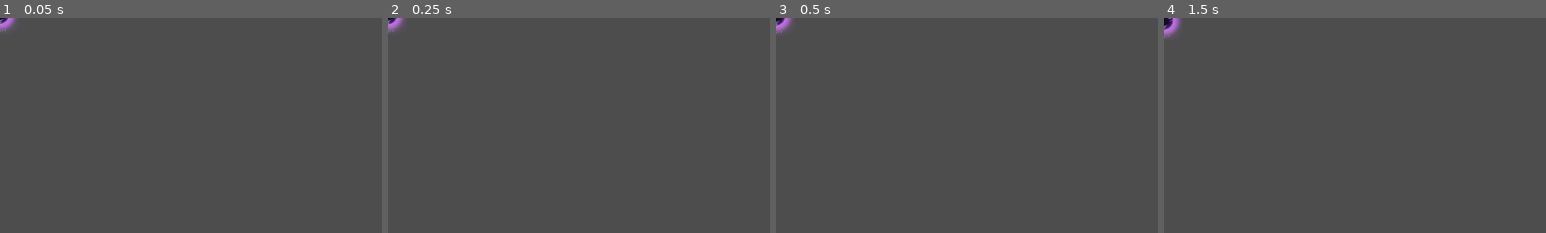
Above: before the commit, frames 1-4 (left to right).
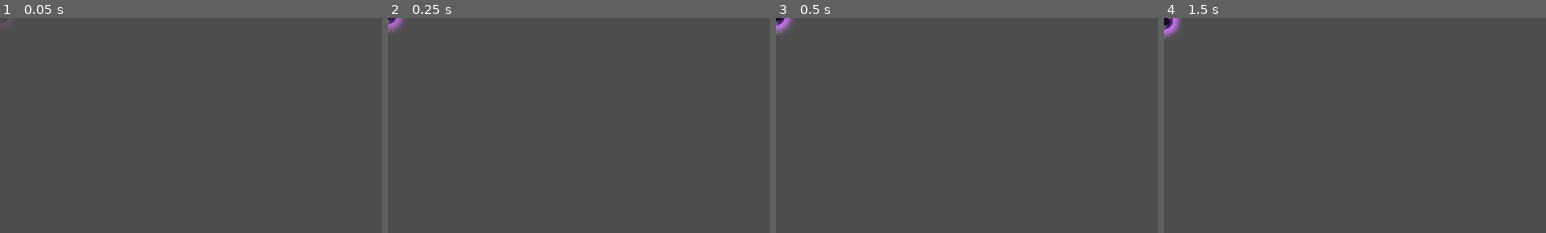
Above: after the commit, the same moments.

Repository: freddder/GMTK_Jam_2024
Game: Godot game, scene res://scenes/pickup.tscn
The game is run twice, just before and just after one commit, with the same random seed, the same clock (stepped at 60 frames per second) and the same inputs. This scene is started directly instead of the project's main scene.
Inputs (mouse positions are % of the whole screen's width and height, from its top left):
- Up to frame 1 (0.05 s): no input
- Up to frame 2 (0.25 s): no input
- Up to frame 3 (0.5 s): no input
- Up to frame 4 (1.5 s): tap Enter at 0.5 s; move the mouse to (72, 45) at 0.52 s; hold D (move_right) 0.53-1.28 s; hold ` (wipe) 0.53-1.28 s; tap Space (heavy_attack) at 1.25 s; move the mouse to (30, 55) at 1.27 s; hold S (move_down) from 1.28 s (still down); tap Shift (dash) at 1.35 s
The pictures show only the part of the screen within x 0-50%, y 0-50%; the shares and areas given below are measured in that part.

The runs differ from the first frame. In frame 1, 0.2% of the frame differs, in the area x 0-5%, y 0-7%; in frame 2, less than 0.1%; in frame 3, nothing differs; in frame 4, nothing differs.

Commit message:
change enemy death logical sequence, improve pickup drop look

Diff:
--- a/scenes/enemy.tscn
+++ b/scenes/enemy.tscn
@@ -194,6 +194,7 @@
 collision_layer = 4
 collision_mask = 3
 script = ExtResource("1_fhxv7")
+drop_chance = 100
 
 [node name="AnimatedSprite2D" type="AnimatedSprite2D" parent="."]
 scale = Vector2(0.5, 0.5)
--- a/scripts/enemy.gd
+++ b/scripts/enemy.gd
@@ -112,6 +112,12 @@
 
 
 func start_dying(can_drop_pickup: bool = true) -> void:
+	assert(not is_dying)
+	if can_drop_pickup and randi() % 100 <= drop_chance:
+		drop_pickup()
+
+	on_death.emit(self)
+
 	is_dying = true
 	$AnimationPlayer.play("hit_react")
 
@@ -122,14 +128,10 @@
 	$AnimationPlayer.play("death")
 	await $AnimationPlayer.animation_finished
 
-	die(can_drop_pickup)
+	die()
 
 
-func die(can_drop_pickup: bool) -> void:
-	if can_drop_pickup and randi() % 100 <= drop_chance:
-		drop_pickup()
-
-	on_death.emit(self)
+func die() -> void:
 	queue_free()
 
 
--- a/scripts/pickup.gd
+++ b/scripts/pickup.gd
@@ -6,6 +6,7 @@
 	Wipe,
 	Invalid, # Always leave invalid as last
 }
+
 var heal_icon := preload("res://content/sprites/pickups/pickup_heal.png")
 var wipe_icon := preload("res://content/sprites/pickups/pickup_wipe.png")
 
@@ -18,6 +19,10 @@
 func _ready() -> void:
 	if pickup_type == Type.Invalid:
 		pickup_type = randomize_pickup_type()
+
+	modulate = Color.TRANSPARENT
+	var tween := get_tree().create_tween()
+	tween.tween_property(self, "modulate", Color.WHITE, 0.3)
 
 
 func _physics_process(delta: float) -> void:
--- a/scripts/wipe_area.gd
+++ b/scripts/wipe_area.gd
@@ -71,4 +71,6 @@
 	if not enemy:
 		return
 
-	enemy.die(false)
+	enemy.is_dying = false
+	enemy.start_dying(false)
+	enemy.queue_free()
